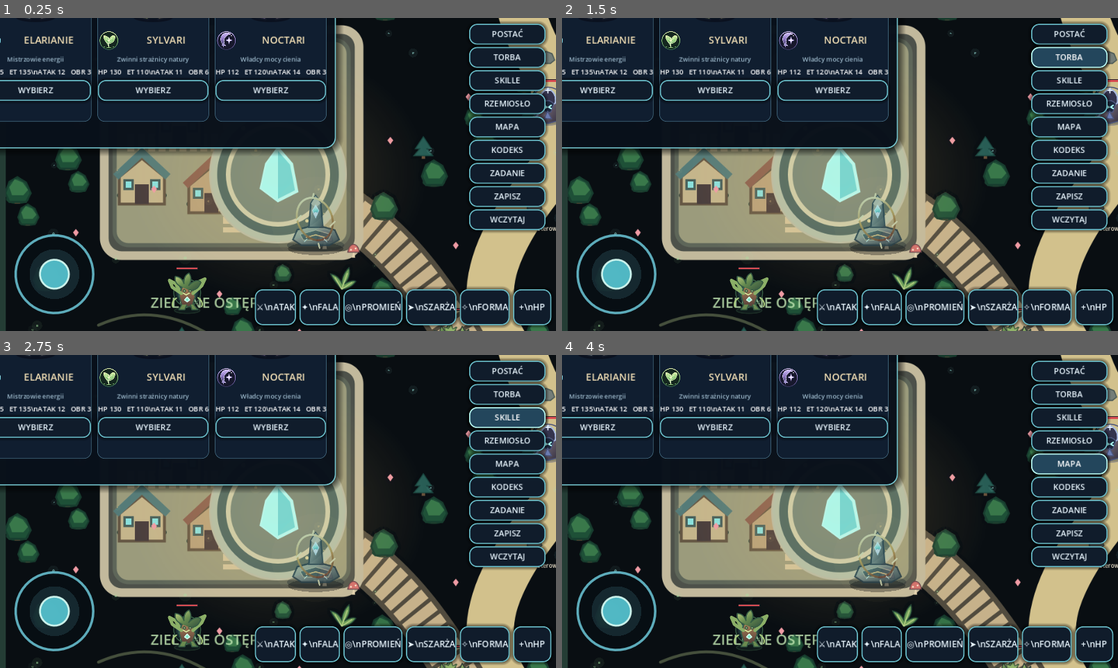
Above: before the commit, frames 1-4 (two rows, left to right).
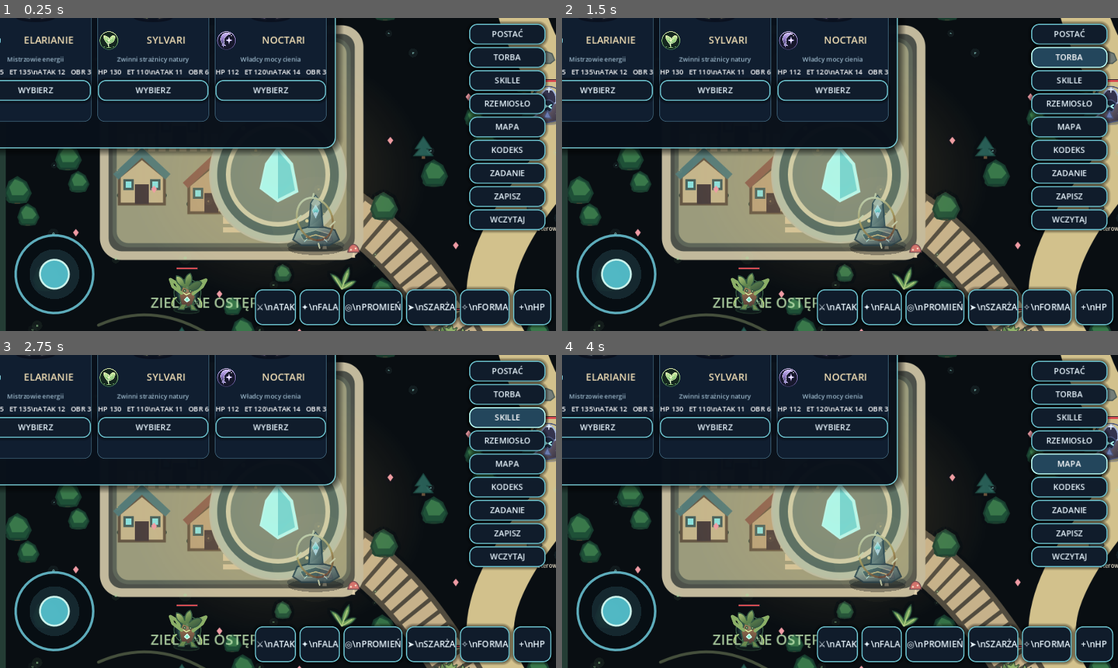
Above: after the commit, the same moments.

Repository: Kulpiak/Aetherion
Game: Godot game, scene res://scenes/main.tscn
Same seed, same stepped clock (60 frames per second), same inputs: the game is played once before the commit and once after it.
Inputs:
- Up to frame 1 (0.25 s): no input
- Up to frame 2 (1.5 s): click "POSTAĆ" at 0.5 s; click "TORBA" at 1.25 s
- Up to frame 3 (2.75 s): click "SKILLE" at 2 s
- Up to frame 4 (4 s): click "RZEMIOSŁO" at 2.75 s; click "MAPA" at 3.5 s

The runs differ from the first frame. In frame 1, 0.3% of the frame differs, in the area x 30-100%, y 21-100%; in frame 2, 0.3%; in frame 3, 0.3%; in frame 4, 0.3%.

Commit message:
Animate regional creatures with facing and gait

Diff:
--- a/scripts/game.gd
+++ b/scripts/game.gd
@@ -1336,21 +1336,29 @@
  var kind := int(enemy["type"])
  var is_boss := bool(enemy.get("is_boss",false))
  var sprite_size := 126.0 if is_boss else 80.0
- var chasing := player_pos.distance_to(p) < 300.0
+ var now := float(Time.get_ticks_msec()) / 1000.0
+ var distance_to_player := player_pos.distance_to(p)
+ var attack_range := 112.0 if is_boss else 48.0
+ var chasing := distance_to_player < 300.0
+ var windup_left := float(enemy.get("windup",0.0))
+ var windup_total := maxf(0.01,float(enemy.get("windup_total",0.52)))
+ var warning_progress := clampf(1.0-windup_left/windup_total,0.0,1.0) if windup_left > 0.0 else 0.0
+ var is_moving := chasing and distance_to_player > attack_range and windup_left <= 0.0
  var attacking := float(enemy.get("attack_anim",0.0)) > 0.0
- var frame := 1 if chasing and int(Time.get_ticks_msec()/145)%2 == 0 else 0
  var phase := float(enemy.get("walk_phase",0.0))
- var bob := sin(phase)*3.0 if chasing else sin(float(Time.get_ticks_msec())/260.0+float(kind))*1.5
+ var stride := sin(phase*2.0)
+ var hoverer := kind == 3 or kind == 5 or kind == 12 or kind == 13
+ var idle_bob := sin(now*(2.7 if hoverer else 1.8)+float(kind)*0.73)
+ var bob := (stride*2.6+absf(stride)*1.5) if is_moving else idle_bob*(3.2 if hoverer else 1.25)
+ var frame := int(floor(phase*1.3)) % 2 if is_moving else 0
  var enemy_facing: Vector2 = enemy.get("facing",Vector2.DOWN)
- var windup_left := float(enemy.get("windup",0.0))
  var lunge := enemy_facing * (7.0 if attacking else 0.0)
+ var recoil := -enemy_facing * warning_progress * (8.0 if is_boss else 4.0)
  var body_color := Color(1.0,0.55,0.48,1.0) if float(enemy.get("hit_flash",0.0)) > 0.0 else Color.WHITE
- draw_ellipse_shadow(p+Vector2(0,13),sprite_size*0.48,14.0 if is_boss else 8.0)
+ draw_ellipse_shadow(p+Vector2(0,13),sprite_size*0.48*(1.0+absf(stride)*0.025),14.0 if is_boss else 8.0)
  if windup_left > 0.0:
-  var glyph_rotation := float(Time.get_ticks_msec()) / 1000.0 * 0.32
+  var glyph_rotation := now * 0.32
   _draw_eterium_glyph(p,0,290.0 if is_boss else 118.0,glyph_rotation,Color(1.0,0.32,0.2,0.55))
-  var windup_total := maxf(0.01,float(enemy.get("windup_total",0.52)))
-  var warning_progress := clampf(1.0-windup_left/windup_total,0.0,1.0)
   var warning_alpha := 0.42+warning_progress*0.48
   if is_boss:
    draw_circle(p,112.0,Color(1.0,0.18,0.15,0.035+warning_progress*0.045))
@@ -1360,20 +1368,34 @@
    draw_arc(p,43.0,warning_angle-0.82,warning_angle+0.82,24,Color(1.0,0.32,0.2,warning_alpha),4.0,true)
    draw_line(p,p+enemy_facing*48.0,Color(1.0,0.4,0.25,warning_alpha),3.0,true)
  if is_boss:
-  var boss_pulse := 0.72 + sin(float(Time.get_ticks_msec())/190.0)*0.16
+  var boss_pulse := 0.72 + sin(now/0.19)*0.16
   draw_circle(p,76.0,Color(0.55,0.16,0.25,0.09*boss_pulse))
-  draw_arc(p,72.0,0.0,TAU,48,Color(0.95,0.35,0.32,0.65),4.0,true)
+  draw_arc(p,72.0,now*0.12,now*0.12+TAU,48,Color(0.95,0.35,0.32,0.55+boss_pulse*0.12),4.0,true)
  if attacking:
   var attack_progress := 1.0 - float(enemy.get("attack_anim",0.0))/0.34
   draw_arc(p,37.0 if not is_boss else 66.0,0.0,TAU,28,Color(1.0,0.28,0.22,0.72),3.0,true)
   if is_boss:
    var shock_radius := 42.0 + attack_progress*54.0
    draw_arc(p,shock_radius,0.0,TAU,40,Color(1.0,0.42,0.28,1.0-attack_progress),5.0,true)
- var sprite_rect := Rect2(p.x-sprite_size*0.5+lunge.x,p.y-sprite_size*0.55+bob+lunge.y,sprite_size,sprite_size)
+ # Regional creatures keep their original silhouette, but now turn toward the target,
+ # lean into vertical movement, and use a per-creature gait instead of a global timer.
+ var flip_x := -1.0 if enemy_facing.x < -0.12 else 1.0
+ var gait := absf(stride) if is_moving else 0.0
+ var sprite_scale := Vector2(flip_x*(1.0+gait*0.035),1.0-gait*0.045)
+ var sprite_rotation := clampf(enemy_facing.y*0.055+(0.06 if attacking else -warning_progress*0.035),-0.09,0.09)
+ var sprite_center := p+lunge+recoil+Vector2(0,bob)
+ draw_set_transform(sprite_center,sprite_rotation,sprite_scale)
+ var sprite_rect := Rect2(-sprite_size*0.5,-sprite_size*0.55,sprite_size,sprite_size)
  if is_boss:
   draw_texture_rect_region(SPRITE_ATLAS,sprite_rect,Rect2((5+kind)*128,frame*128,128,128),body_color,false)
  else:
   draw_texture_rect_region(REGION_CREATURE_ATLAS,sprite_rect,Rect2(kind*128,0,128,128),body_color,false)
+ draw_set_transform(Vector2.ZERO,0.0,Vector2.ONE)
+ if is_moving:
+  var dust_color := Color(0.63,0.78,0.69,0.18) if kind < 2 else Color(0.61,0.79,0.91,0.16)
+  for dust_index in range(2):
+   var dust_pos := p-enemy_facing*(18.0+float(dust_index)*9.0)+Vector2(0,8.0+float(dust_index)*3.0)
+   draw_circle(dust_pos,3.0-float(dust_index)*0.7,dust_color)
  if float(enemy.get("hit_flash",0.0)) > 0.0:
   var hit_phase := float(enemy.get("hit_flash",0.0)) / 0.22
   for spark_index in range(6):
